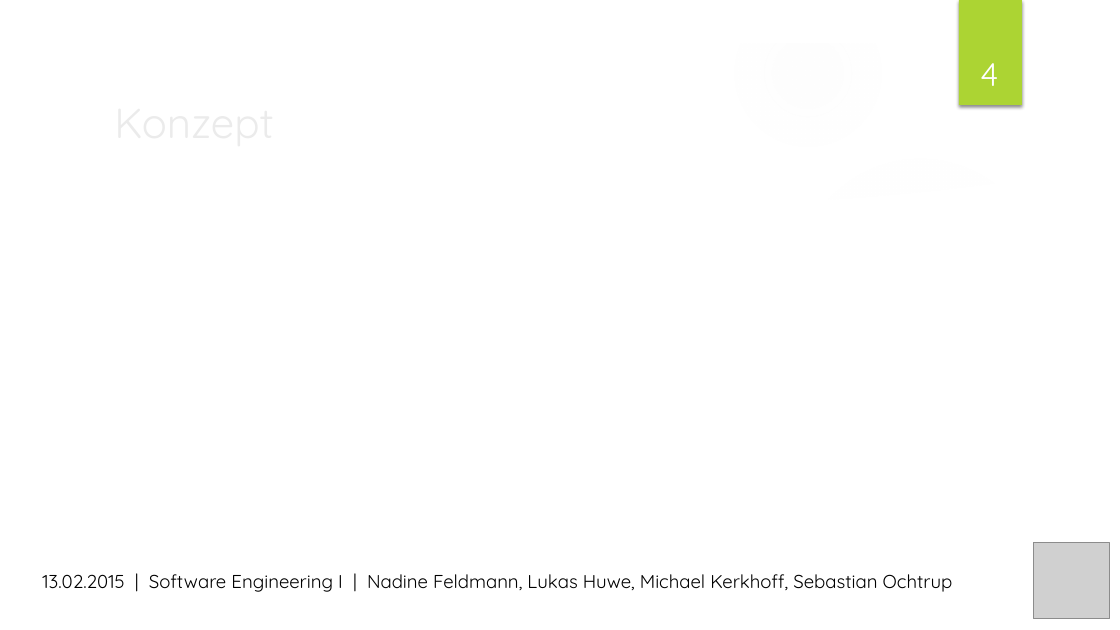
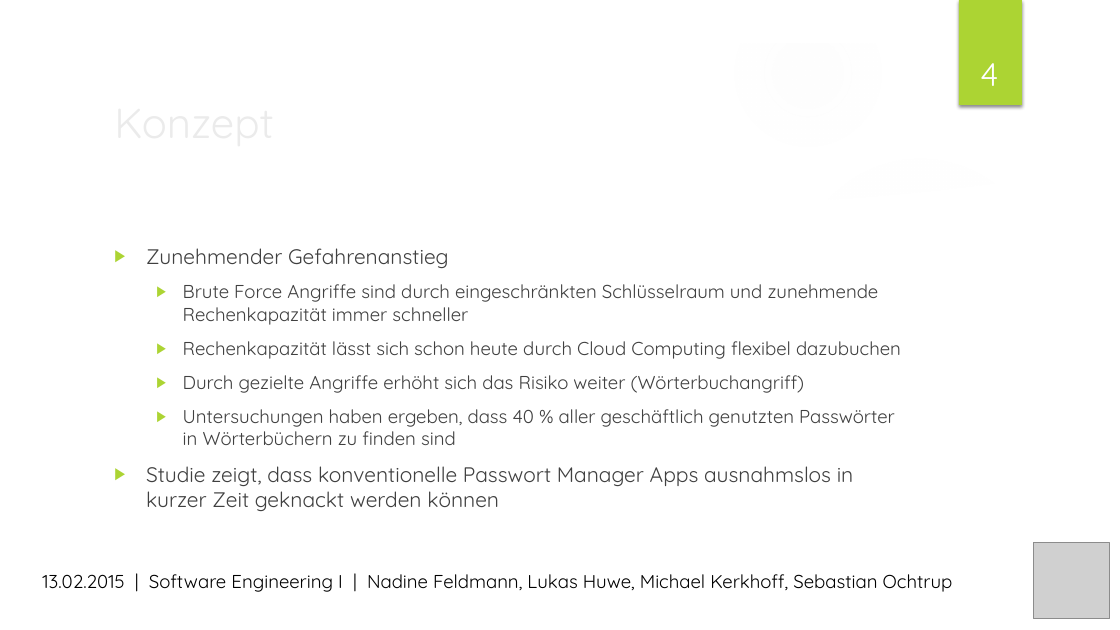
Before and after one commit to MrXXX92/pwsafe, a slide deck: slide 4 of Dokumentation/PWSafe Präsentation.pptx. Drawn at 1120x630 pixels with LibreOffice and Linux fonts; fonts in the diff are those of the drawing; grey boxes stand for pictures; background and template pictures are left out. Boxes give left, top, right and bottom in pixels: in the first picture for what was removed or moved away, otherwise in the second. Text is boxed around its words. In the diff, an @@ line names an element or a change of style, - is before the commit and + after.

Commit message:
Teil "Konzept" für die Präsentation erstellt

```diff
--- a/Dokumentation/PWSafe Präsentation.pptx
+++ b/Dokumentation/PWSafe Präsentation.pptx
@@ text added at (146, 248, 901, 511), 16 pt, text #404040 @@
+▶ Zunehmender Gefahrenanstieg
+  ▶ Brute Force Angriffe sind durch eingeschränkten Schlüsselraum und zunehmende Rechenkapazität immer schneller
+  ▶ Rechenkapazität lässt sich schon heute durch Cloud Computing flexibel dazubuchen
+  ▶ Durch gezielte Angriffe erhöht sich das Risiko weiter (Wörterbuchangriff)
+  ▶ Untersuchungen haben ergeben, dass 40 % aller geschäftlich genutzten Passwörter in Wörterbüchern zu finden sind
+▶ Studie zeigt, dass konventionelle Passwort Manager Apps ausnahmslos in kurzer Zeit geknackt werden können
```
Also in this commit, not shown: 4 slides added.
